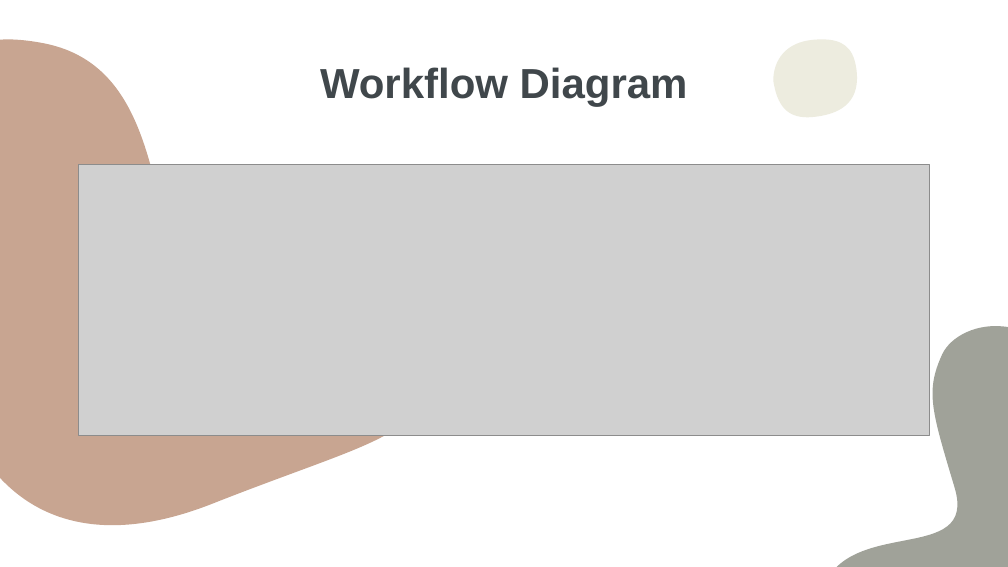
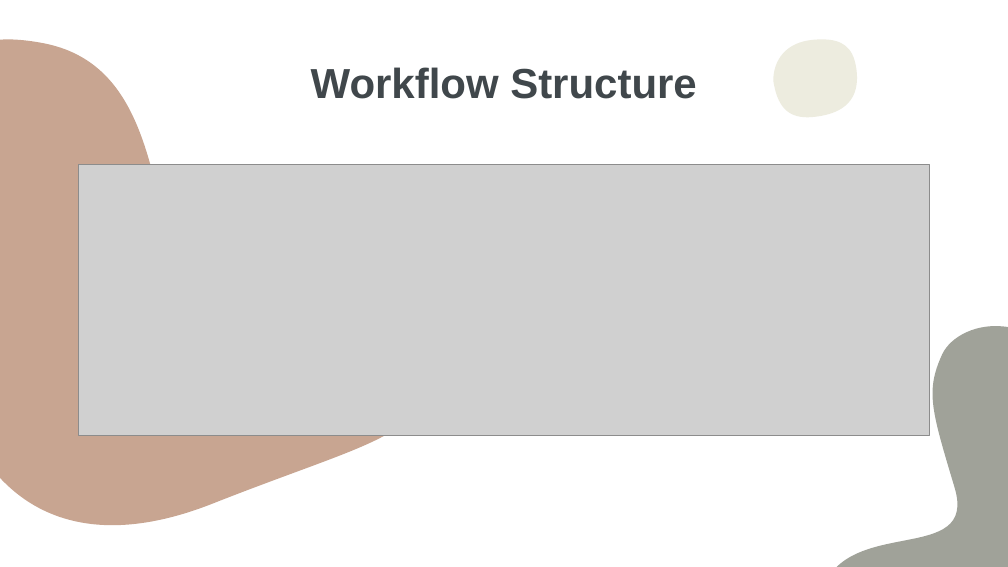
Before and after one commit to Khoa100500/WebApplicationProject-BugTracker, a slide deck: slide 14 of Report + Presentation/Group 5 Presentation.pptx. Drawn at 1008x567 pixels with LibreOffice and Linux fonts; fonts in the diff are those of the drawing; grey boxes stand for pictures. Boxes give left, top, right and bottom in pixels: in the first picture for what was removed or moved away, otherwise in the second. Text is boxed around its words. In the diff, an @@ line names an element or a change of style, - is before the commit and + after.

```diff
--- a/Report + Presentation/Group 5 Presentation.pptx
+++ b/Report + Presentation/Group 5 Presentation.pptx
@@ title at (x1=311, y1=67, x2=696, y2=99): text changed @@
-Workflow Diagram
+Workflow Structure
```
Also in this commit, not shown: 5 other slides changed, 1 slide added.
